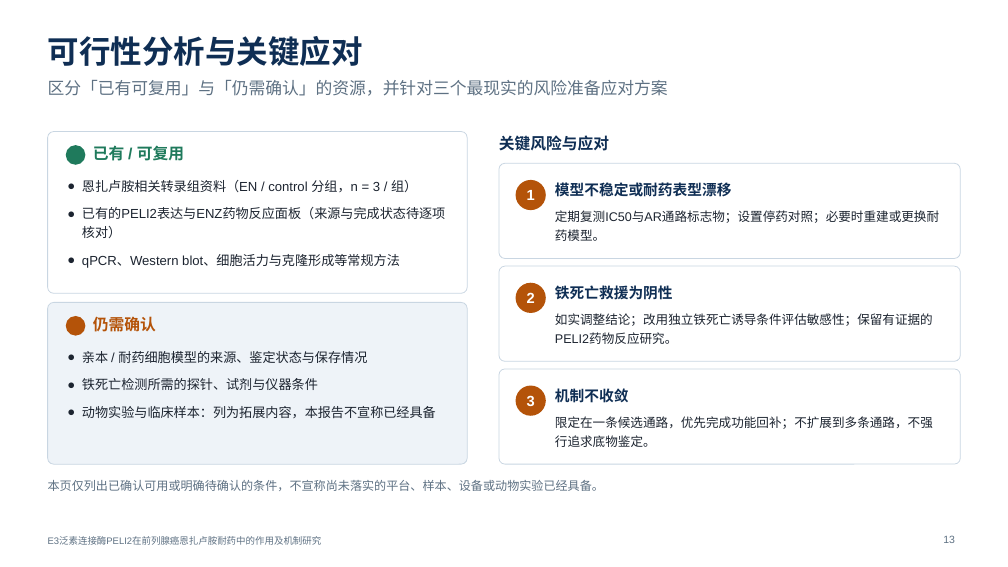
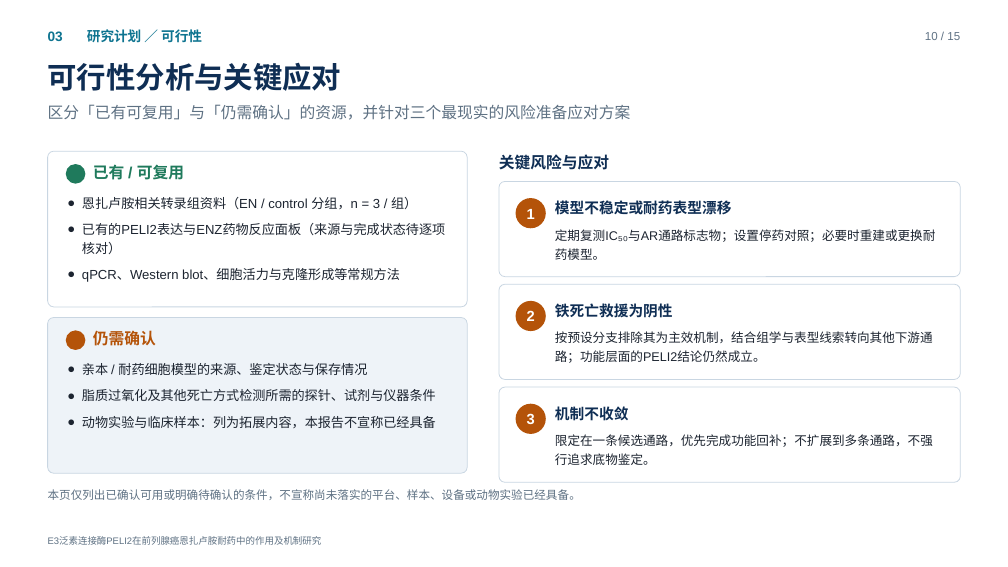
Before and after one commit to query11/test, a slide deck: slide 10 of PELI2开题/PELI2_开题报告.pptx (slide 13 before the commit). Drawn at 1008x567 pixels with LibreOffice and Linux fonts; fonts in the diff are those of the drawing. Boxes give left, top, right and bottom in pixels: in the first picture for what was removed or moved away, otherwise in the second. Text is boxed around its words. In the diff, an @@ line names an element or a change of style, - is before the commit and + after.

```diff
--- a/PELI2开题/PELI2_开题报告.pptx
+++ b/PELI2开题/PELI2_开题报告.pptx
@@ text added at <box>87,29,202,43</box>, 13 pt, text #0E7490, bold @@
+研究计划 ／ 可行性
@@ text "可行性分析与关键应对": place and size @@
-text "可行性分析与关键应对" at <box>48,36,363,66</box>
+text "可行性分析与关键应对" at <box>48,62,342,91</box>
@@ text "可行性分析与关键应对" at <box>48,62,342,91</box>: size 30 to 28 pt @@
@@ text added at <box>48,31,63,41</box>, 13 pt, text #0E7490, bold @@
+03
@@ text added at <box>925,32,960,40</box>, 11 pt, text #5E7183 @@
+10 / 15
@@ text "区分「已有可复用」与「仍需确认」的资源，并针对三个最现实的风险准备应对方案": place and size @@
-text "区分「已有可复用」与「仍需确认」的资源，并针对三个最现实的风险准备应对方案" at <box>48,80,668,96</box>
+text "区分「已有可复用」与「仍需确认」的资源，并针对三个最现实的风险准备应对方案" at <box>48,104,631,120</box>
@@ text "区分「已有可复用」与「仍需确认」的资源，并针对三个最现实的风险准备应对方案" at <box>48,104,631,120</box>: size 16 to 15 pt; less space between paragraphs @@
@@ rounded rectangle at <box>48,151,467,307</box>: proportions changed @@
@@ rounded rectangle: place and size @@
-rounded rectangle at <box>48,132,467,293</box>
+rounded rectangle at <box>48,151,467,307</box>
@@ 9 texts, 4 ellipses, 3 rounded rectangles: place and size @@
-9 texts, 4 ellipses, 3 rounded rectangles at <box>66,135,960,464</box>
+9 texts, 4 ellipses, 3 rounded rectangles at <box>66,154,960,482</box>
@@ text "恩扎卢胺相关转录组资料（EN / control 分组，n = ..." at <box>82,197,445,282</box>: less space between paragraphs @@
@@ text at <box>555,229,936,260</box>: text changed @@
-定期复测IC50与AR通路标志物；设置停药对照；必要时重建或更换耐药模型。
+定期复测IC₅₀与AR通路标志物；设置停药对照；必要时重建或更换耐药模型。
@@ rounded rectangle: place and size @@
-rounded rectangle at <box>48,302,467,464</box>
+rounded rectangle at <box>48,318,467,473</box>
@@ rounded rectangle at <box>48,318,467,473</box>: proportions changed @@
@@ text removed at <box>555,313,933,344</box> @@
-如实调整结论；改用独立铁死亡诱导条件评估敏感性；保留有证据的PELI2药物反应研究。
@@ 2 texts, 1 ellipse: place and size @@
-2 texts, 1 ellipse at <box>66,180,445,336</box>
+2 texts, 1 ellipse at <box>66,197,445,350</box>
@@ text "亲本 / 耐药细胞模型的来源、鉴定状态与保存情况": place and size @@
-text "亲本 / 耐药细胞模型的来源、鉴定状态与保存情况" at <box>82,351,436,418</box>
+text "亲本 / 耐药细胞模型的来源、鉴定状态与保存情况" at <box>82,363,436,428</box>
@@ text added at <box>555,331,933,363</box>, 12 pt, text #1C2430 @@
+按预设分支排除其为主效机制，结合组学与表型线索转向其他下游通路；功能层面的PELI2结论仍然成立。
@@ text at <box>82,389,436,401</box>: text changed @@
-● 铁死亡检测所需的探针、试剂与仪器条件
+● 脂质过氧化及其他死亡方式检测所需的探针、试剂与仪器条件
@@ text at <box>82,363,436,428</box>: less space between paragraphs @@
@@ text "本页仅列出已确认可用或明确待确认的条件，不宣称尚未落实的平台、样本、设备或动物实验已经具备。": place and size @@
-text "本页仅列出已确认可用或明确待确认的条件，不宣称尚未落实的平台、样本、设备或动物实验已经具备。" at <box>48,480,604,491</box>
+text "本页仅列出已确认可用或明确待确认的条件，不宣称尚未落实的平台、样本、设备或动物实验已经具备。" at <box>48,489,581,500</box>
@@ text "本页仅列出已确认可用或明确待确认的条件，不宣称尚未落实的平台、样本、设备或动物实验已经具备。" at <box>48,489,581,500</box>: size 11.5 to 11 pt; line spacing 1.15 to 1.18 @@
@@ page number removed at <box>943,535,955,543</box> @@
-13
```
Also in this commit, not shown: 5 other slides changed, 8 slides added, 11 slides removed, 2 other files.
